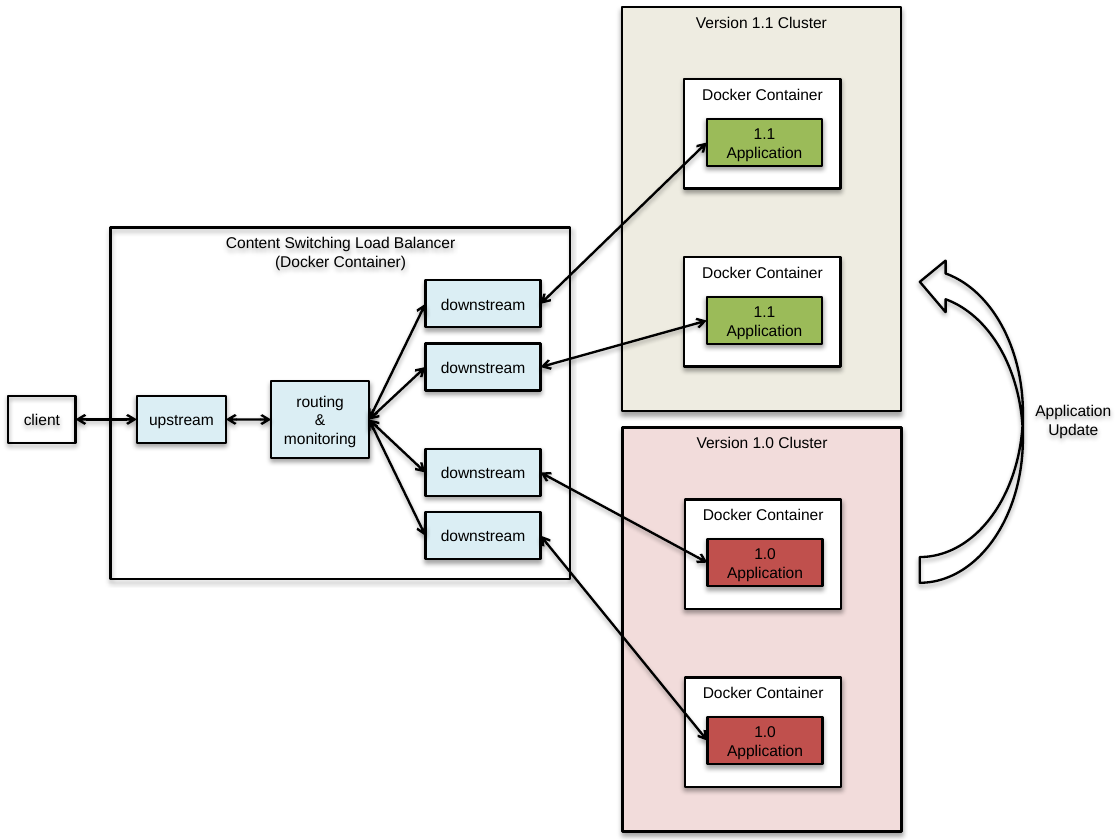
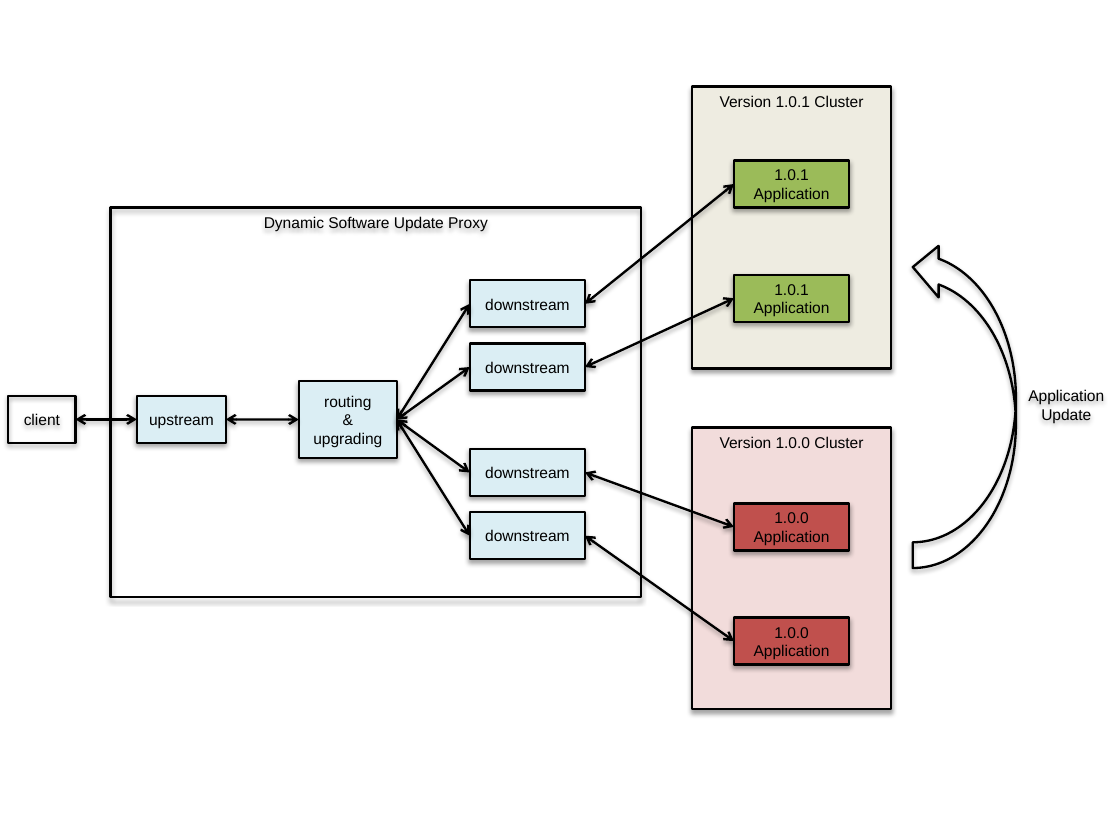
Before and after one commit to samirabloom/dynamic-software-update, a slide deck: slide 1 of report/overview_diagrams.pptx (slide 3 before the commit). Drawn at 1120x840 pixels with LibreOffice and Linux fonts; fonts in the diff are those of the drawing. Boxes give left, top, right and bottom in pixels: in the first picture for what was removed or moved away, otherwise in the second. Text is boxed around its words. In the diff, an @@ line names an element or a change of style, - is before the commit and + after.

```diff
--- a/report/overview_diagrams.pptx
+++ b/report/overview_diagrams.pptx
@@ rectangle removed at bbox=[684, 80, 841, 189] @@
-Docker Container
@@ rectangle "Version 1.0.1 Cluster": place and size @@
-rectangle "Version 1.0.1 Cluster" at bbox=[622, 8, 900, 412]
+rectangle "Version 1.0.1 Cluster" at bbox=[692, 86, 892, 368]
@@ text in rectangle at bbox=[720, 95, 863, 107]: text changed @@
-Version 1.1 Cluster
+Version 1.0.1 Cluster
@@ rectangle "1.0.1 Application": place and size @@
-rectangle "1.0.1 Application" at bbox=[707, 119, 822, 166]
+rectangle "1.0.1 Application" at bbox=[734, 160, 849, 207]
@@ text in rectangle at bbox=[754, 169, 830, 203]: text changed @@
-1.1 Application
+1.0.1 Application
@@ rectangle "Dynamic Software Update Proxy": place and size @@
-rectangle "Dynamic Software Update Proxy" at bbox=[111, 227, 570, 579]
+rectangle "Dynamic Software Update Proxy" at bbox=[111, 207, 641, 597]
@@ double arrow moved from (541, 304) - (707, 142) to (585, 304) - (734, 184) @@
@@ text in rectangle at bbox=[264, 216, 488, 232]: text changed @@
-Content Switching Load Balancer
-(Docker Container)
+Dynamic Software Update Proxy
@@ rectangle removed at bbox=[684, 258, 841, 367] @@
-Docker Container
@@ curved right arrow: place and size @@
-curved right arrow at bbox=[920, 256, 1023, 584]
+curved right arrow at bbox=[913, 241, 1016, 568]
@@ double arrow moved from (541, 367) - (707, 320) to (585, 367) - (734, 298) @@
@@ rectangle "1.0.1 Application": place and size @@
-rectangle "1.0.1 Application" at bbox=[707, 297, 822, 344]
+rectangle "1.0.1 Application" at bbox=[734, 274, 849, 321]
@@ text in rectangle at bbox=[754, 284, 830, 317]: text changed @@
-1.1 Application
+1.0.1 Application
@@ double arrow moved from (370, 420) - (426, 304) to (396, 420) - (469, 304) @@
@@ rectangle "routing": place and size @@
-rectangle "routing" at bbox=[271, 381, 368, 457]
+rectangle "routing" at bbox=[299, 381, 396, 457]
@@ double arrow moved from (370, 420) - (426, 367) to (396, 420) - (469, 367) @@
@@ text "Application": place and size @@
-text "Application" at bbox=[1035, 404, 1111, 438]
+text "Application" at bbox=[1028, 389, 1104, 423]
@@ double arrow moved from (226, 419) - (271, 420) to (226, 419) - (299, 420) @@
@@ text in rectangle at bbox=[313, 432, 382, 447]: text changed @@
-& monitoring
+& upgrading
@@ double arrow moved from (370, 420) - (426, 535) to (396, 420) - (469, 535) @@
@@ double arrow moved from (370, 420) - (426, 473) to (396, 420) - (469, 473) @@
@@ rectangle "Version 1.0.0 Cluster": place and size @@
-rectangle "Version 1.0.0 Cluster" at bbox=[623, 428, 902, 832]
+rectangle "Version 1.0.0 Cluster" at bbox=[692, 428, 892, 710]
@@ text in rectangle at bbox=[720, 436, 863, 448]: text changed @@
-Version 1.0 Cluster
+Version 1.0.0 Cluster
@@ double arrow moved from (541, 473) - (708, 562) to (585, 473) - (734, 526) @@
@@ rectangle removed at bbox=[684, 500, 841, 609] @@
-Docker Container
@@ rectangle "1.0.0 Application": place and size @@
-rectangle "1.0.0 Application" at bbox=[708, 539, 823, 586]
+rectangle "1.0.0 Application" at bbox=[734, 503, 849, 550]
@@ 4 rectangles: place and size @@
-4 rectangles at bbox=[426, 280, 541, 559]
+4 rectangles at bbox=[469, 280, 585, 559]
@@ double arrow moved from (541, 535) - (708, 740) to (585, 535) - (734, 641) @@
@@ text in rectangle at bbox=[754, 512, 830, 545]: text changed @@
-1.0 Application
+1.0.0 Application
@@ rectangle "1.0.0 Application": place and size @@
-rectangle "1.0.0 Application" at bbox=[708, 717, 823, 764]
+rectangle "1.0.0 Application" at bbox=[734, 617, 849, 664]
@@ text in rectangle at bbox=[754, 627, 830, 660]: text changed @@
-1.0 Application
+1.0.0 Application
@@ rectangle removed at bbox=[684, 678, 841, 787] @@
-Docker Container
```
Also in this commit, not shown: 3 other slides changed, 1 slide added, 29 other files.
